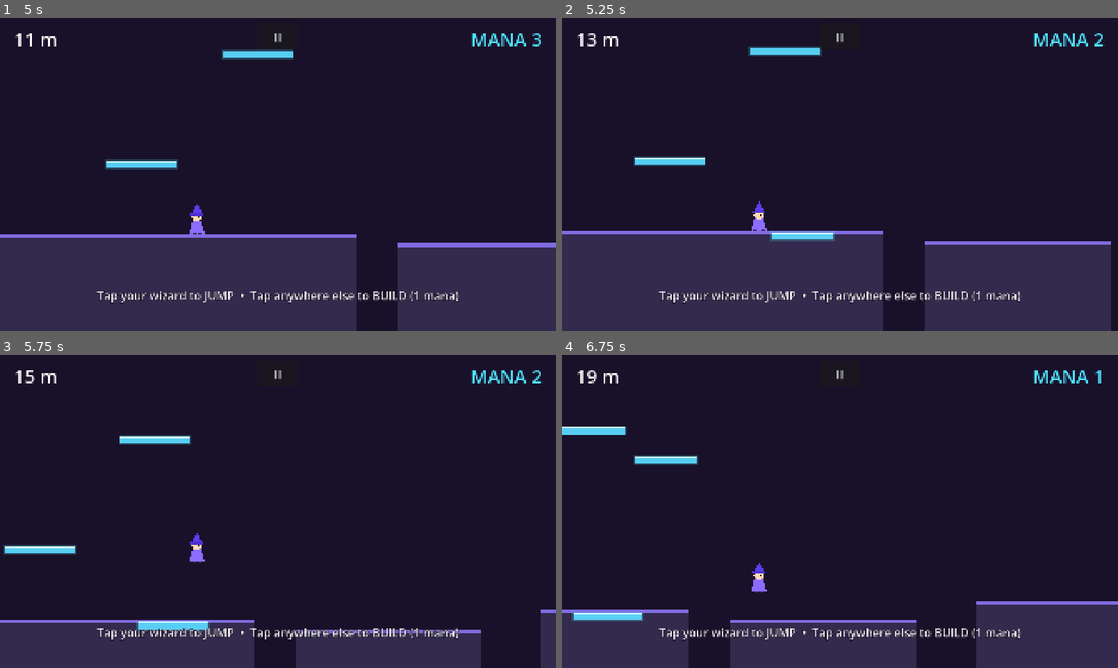
Above: before the commit, frames 1-4 (two rows, left to right).
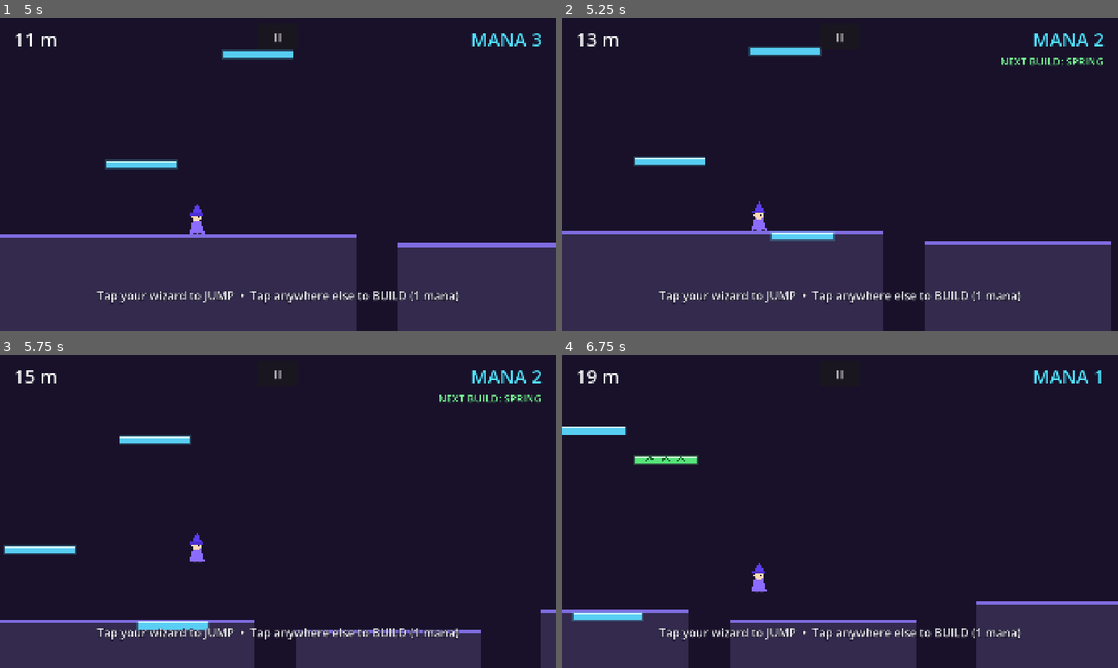
Above: after the commit, the same moments.

Repository: Larper/spellbros_mobile
Game: Godot game, scene res://scenes/main.tscn
Same seed, same stepped clock (60 frames per second), same inputs: the game is played once before the commit and once after it.
Inputs (mouse positions are in pixels of both pictures, inside the frame that each line leads up to):
- Up to frame 1 (5 s): click "II" at 0.5 s; tap Enter at 1.25, 2.75, 4.25 s; move the mouse to (400, 158) at 1.27 s; tap P at 1.35, 4.35 s; click (400, 158) at 1.42 s; tap Space at 1.52, 3.02 s; click "II" at 2 s; move the mouse to (166, 190) at 2.77 s; tap R at 2.85 s; click (166, 190) at 2.92 s; click "II" at 3.5 s; move the mouse to (333, 105) at 4.27 s; click (333, 105) at 4.42 s
- Up to frame 2 (5.25 s): tap Enter at 5 s; move the mouse to (812, 237) at 5.02 s; tap R at 5.1 s; click (812, 237) at 5.17 s
- Up to frame 3 (5.75 s): tap Space at 5.27 s
- Up to frame 4 (6.75 s): tap Enter at 5.75, 6.5 s; move the mouse to (1006, 558) at 5.77 s; tap P at 5.85 s; click (1006, 558) at 5.92 s; tap Space at 6.02 s; move the mouse to (673, 464) at 6.52 s; tap R at 6.6 s; click (673, 464) at 6.67 s

Frame 1 is identical in both runs. In frame 2, 0.3% of the frame differs, in the area x 79-98%, y 12-16%; in frame 3, 0.3%; in frame 4, 0.4%, in the area x 12-25%, y 32-36%.

Commit message:
Spring platform: every 4th build is a launcher pad
Adds a counting rhythm to the build economy: the 4th, 8th, ... platform
is a green pad with up-chevrons that flings the player at -1500
(~1.6x jump height) on landing, so skilled players bank the spring for
mega gaps and climb walls instead of spending a staircase of mana.
The HUD shows NEXT BUILD: SPRING one build ahead so it never surprises,
and a new procedural boing SFX sells the launch. Headless tests check
the 4th-build cadence, the HUD cue timing, and the physical launch.

Co-Authored-By: Claude Fable 5 <noreply@anthropic.com>

Diff:
--- a/scripts/audio.gd
+++ b/scripts/audio.gd
@@ -33,6 +33,9 @@
 
 	# death: long sad descending square
 	_add_sfx("death", _sweep(660.0, 70.0, 0.6, 1, 0.4, 2.5), -5.0, 1)
+
+	# boing: springy rising triangle for spring-pad launches
+	_add_sfx("boing", _sweep(160.0, 640.0, 0.25, 2, 0.45, 2.0), -6.0, 2)
 
 	music = AudioStreamPlayer.new()
 	music.stream = _make_music()
--- a/scripts/built_platform.gd
+++ b/scripts/built_platform.gd
@@ -4,6 +4,8 @@
 ## A conjured light-bridge. One-way (jump up through it), crumbles after
 ## LIFETIME seconds with a blink warning. Collision is full-size instantly;
 ## only the visual scales in, so a panic-build under your feet still saves you.
+## Every 4th build (see Main) is a green SPRING pad that launches the player
+## ~1.6x jump height on landing.
 
 const SIZE := Vector2(240.0, 24.0)
 const LIFETIME := 4.0
@@ -11,6 +13,7 @@
 
 var age := 0.0
 var visual_scale := 0.2
+var bouncy := false
 
 
 func _init() -> void:
@@ -42,9 +45,19 @@
 
 func _draw() -> void:
 	var s := SIZE * visual_scale
+	var glow := Color(0.4, 1.0, 0.5, 0.25) if bouncy else Color(0.32, 0.9, 1.0, 0.22)
+	var body := Color(0.35, 0.95, 0.5, 0.92) if bouncy else Color(0.36, 0.85, 1.0, 0.92)
+	var edge := Color(0.85, 1.0, 0.88, 0.95) if bouncy else Color(0.85, 1.0, 1.0, 0.95)
 	# soft glow
-	draw_rect(Rect2(-s * 0.5 - Vector2(5, 5), s + Vector2(10, 10)), Color(0.32, 0.9, 1.0, 0.22))
+	draw_rect(Rect2(-s * 0.5 - Vector2(5, 5), s + Vector2(10, 10)), glow)
 	# body
-	draw_rect(Rect2(-s * 0.5, s), Color(0.36, 0.85, 1.0, 0.92))
+	draw_rect(Rect2(-s * 0.5, s), body)
 	# bright top edge
-	draw_rect(Rect2(-s.x * 0.5, -s.y * 0.5, s.x, 5.0 * visual_scale), Color(0.85, 1.0, 1.0, 0.95))
+	draw_rect(Rect2(-s.x * 0.5, -s.y * 0.5, s.x, 5.0 * visual_scale), edge)
+	if bouncy:
+		# up-chevrons so the spring reads at a glance
+		for i in range(3):
+			var cx := (-60.0 + 60.0 * float(i)) * visual_scale
+			draw_polyline(PackedVector2Array([
+				Vector2(cx - 14.0, 4.0), Vector2(cx, -8.0), Vector2(cx + 14.0, 4.0),
+			]), Color(0.06, 0.35, 0.15, 0.95), 5.0)
--- a/scripts/hud.gd
+++ b/scripts/hud.gd
@@ -8,6 +8,7 @@
 
 var score_label: Label
 var coin_label: Label
+var spring_label: Label
 var hint_label: Label
 var no_mana_label: Label
 var pause_button: Button
@@ -40,6 +41,19 @@
 	coin_label.offset_top = 28.0
 	coin_label.offset_bottom = 120.0
 	coin_label.horizontal_alignment = HORIZONTAL_ALIGNMENT_RIGHT
+
+	# "next build is a spring pad" cue, sits right under the mana counter
+	spring_label = _label(36, Color("7dff9a"))
+	spring_label.text = "NEXT BUILD: SPRING"
+	spring_label.visible = false
+	root.add_child(spring_label)
+	spring_label.set_anchors_preset(Control.PRESET_TOP_RIGHT)
+	spring_label.grow_horizontal = Control.GROW_DIRECTION_BEGIN
+	spring_label.offset_left = -560.0
+	spring_label.offset_right = -48.0
+	spring_label.offset_top = 124.0
+	spring_label.offset_bottom = 172.0
+	spring_label.horizontal_alignment = HORIZONTAL_ALIGNMENT_RIGHT
 
 	hint_label = _label(40, Color(1, 1, 1, 0.9))
 	hint_label.text = "Tap your wizard to JUMP  •  Tap anywhere else to BUILD (1 mana)"
@@ -176,6 +190,10 @@
 	coin_label.text = "MANA " + str(n)
 
 
+func set_spring_ready(ready: bool) -> void:
+	spring_label.visible = ready
+
+
 func flash_no_mana() -> void:
 	if _no_mana_tween and _no_mana_tween.is_valid():
 		_no_mana_tween.kill()
--- a/scripts/main.gd
+++ b/scripts/main.gd
@@ -6,6 +6,7 @@
 
 const PLATFORM_COST := 1
 const START_COINS := 3
+const SPRING_EVERY := 4  # every Nth build is a spring pad
 const BUILD_COOLDOWN := 0.15
 const CAMERA_LEAD := 288.0  # keeps the wizard ~35% from the left edge
 const CAMERA_CHASE := 0.85  # fraction of run speed the camera keeps while the player is stalled
@@ -20,6 +21,7 @@
 var audio: GameAudio
 
 var coins := START_COINS
+var builds := 0
 var distance_m := 0.0
 var game_over := false
 var game_over_at := 0.0
@@ -44,6 +46,7 @@
 	player.global_position = Vector2(260.0, TerrainSpawner.START_GROUND_Y - Player.BODY_H * 0.5)
 	player.died.connect(_on_player_died)
 	player.jumped.connect(func() -> void: audio.play("jump"))
+	player.sprung.connect(func() -> void: audio.play("boing"))
 	add_child(player)
 	start_x = player.global_position.x
 
@@ -133,10 +136,13 @@
 	coins -= PLATFORM_COST
 	hud.update_coins(coins)
 	build_cooldown = BUILD_COOLDOWN
+	builds += 1
 	audio.play("build")
 	var plat := BuiltPlatform.new()
+	plat.bouncy = builds % SPRING_EVERY == 0
 	plat.global_position = world_pos.snapped(Vector2(20.0, 20.0))
 	add_child(plat)
+	hud.set_spring_ready(builds % SPRING_EVERY == SPRING_EVERY - 1)
 
 
 func add_coin(amount: int = 1) -> void:
--- a/scripts/player.gd
+++ b/scripts/player.gd
@@ -6,6 +6,7 @@
 
 signal died
 signal jumped
+signal sprung
 
 const BODY_W := 56.0
 const BODY_H := 80.0
@@ -14,6 +15,7 @@
 const COYOTE_TIME := 0.12
 const JUMP_BUFFER := 0.12
 const STOMP_BOUNCE := -880.0
+const SPRING_LAUNCH := -1500.0  # ~1.6x jump height
 
 var run_speed := 470.0
 var dead := false
@@ -58,6 +60,16 @@
 	jump_buffer -= delta
 
 	move_and_slide()
+
+	# spring pads always launch on landing
+	for i in range(get_slide_collision_count()):
+		var col := get_slide_collision(i)
+		if col.get_normal().y < -0.5 and col.get_collider() is BuiltPlatform \
+				and col.get_collider().bouncy:
+			velocity.y = SPRING_LAUNCH
+			coyote = 0.0
+			sprung.emit()
+			break
 
 
 func try_jump() -> void:
--- a/tests/smoke_test.gd
+++ b/tests/smoke_test.gd
@@ -88,6 +88,43 @@
 		main.coins, goldens / 4.0])
 	gold.queue_free()
 
+	# spring platform: every 4th build is a green launcher pad
+	main.coins = 10
+	main.builds = 0
+	var spring_flags := []
+	var ready_after_3 := false
+	for i in range(4):
+		main.build_cooldown = 0.0
+		main._try_build(Vector2(p.global_position.x + 3000.0 + 300.0 * float(i), 300.0))
+		if i == 2:
+			ready_after_3 = main.hud.spring_label.visible
+	var new_plats := []
+	for c in main.get_children():
+		if c is BuiltPlatform and c.global_position.y < 320.0:
+			new_plats.append(c)
+	for plat in new_plats:
+		spring_flags.append(plat.bouncy)
+	print("TEST spring: flags=%s (expect [false, false, false, true]) hud_ready_after_3=%s (expect true) hud_after_4=%s (expect false)" % [
+		spring_flags, ready_after_3, main.hud.spring_label.visible])
+
+	# spring launch: landing on the pad flings the player ~1.6x jump height
+	var pad: BuiltPlatform = new_plats[3]
+	pad.age = 0.0  # fresh lifetime so it cannot crumble mid-test
+	p.global_position = pad.global_position + Vector2(-80.0, -70.0)
+	p.velocity = Vector2.ZERO
+	var min_vy := 0.0
+	for i in range(12):
+		await create_timer(0.05).timeout
+		min_vy = minf(min_vy, p.velocity.y)
+	print("TEST springlaunch: min_vel_y=%.0f (expect <= -1200, stronger than jump -1170)" % min_vy)
+	# park the wizard on a fresh normal platform so later tests start grounded
+	main.coins = 5
+	main.build_cooldown = 0.0
+	main._try_build(Vector2(p.global_position.x + 200.0, 700.0))
+	p.global_position = Vector2(p.global_position.x + 200.0, 640.0)
+	p.velocity = Vector2.ZERO
+	await create_timer(0.1).timeout
+
 	# speed phases: flat until 190 m, then ramps, capped at 780
 	print("TEST speed: d=100 %.0f (expect 470) | d=260 %.0f (expect 533) | d=700 %.0f (expect 780)" % [
 		main.run_speed_for(100.0), main.run_speed_for(260.0), main.run_speed_for(700.0)])
@@ -103,8 +140,8 @@
 	var moving: bool = absf(p.global_position.x - x_before) > 1.0
 	print("TEST resume: paused=%s moving=%s (expect false true)" % [paused, moving])
 
-	# audio: 5 synthesized SFX plus a looping music track
-	print("TEST audio: sfx=%d (expect 5) music_len=%.1fs (expect ~8.7) looping=%s" % [
+	# audio: 6 synthesized SFX plus a looping music track
+	print("TEST audio: sfx=%d (expect 6) music_len=%.1fs (expect ~8.7) looping=%s" % [
 		main.audio.players.size(), main.audio.music.stream.get_length(),
 		main.audio.music.stream.loop_mode == AudioStreamWAV.LOOP_FORWARD])
 
